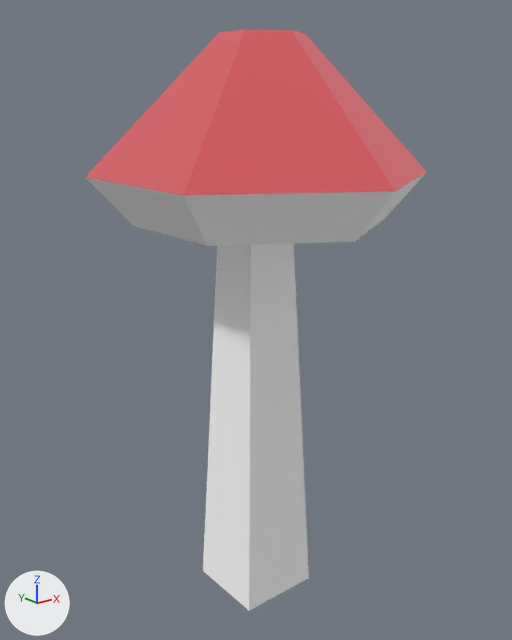
The glTF model public/models/nf2/nature/mushroom_redTall.glb: old version first, new version second.
Before and after are seen from a camera (50 mm lens) standing at (-0.187, -0.234, 0.176) and looking at (0.0, 0.0, 0.083). The axes (+X, +Y, +Z) are drawn at lower left. The lights are the same throughout. The older version comes first. Where no turn or scale is listed for an object, it has been applied to the vertices.

Names of what the first picture shows: 'mushroom_redTall'.
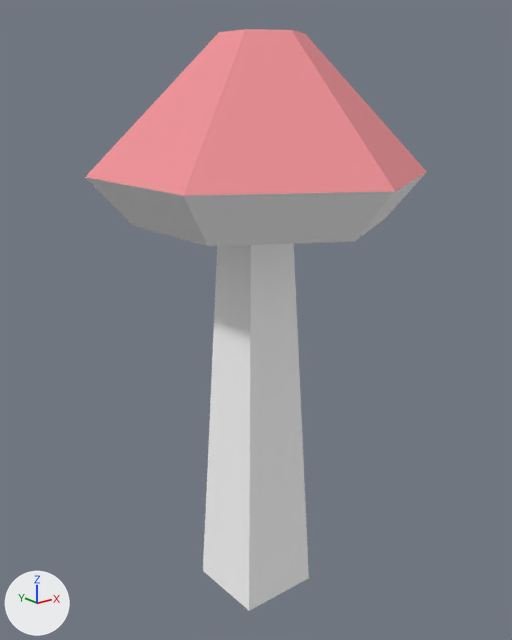
Pixel boxes [x1, y1, x2, y2] of what changed, in the pictures (512 x 640 px):
'mushroom_redTall', surface changed (lighter): [85, 29, 427, 198] in both

The change in detail:
In material 'colorRed' (mat_colorred), metallic goes from 1.0 to 0.0.
Object 'tmpParent' (ob_tmpparent) is deleted.
